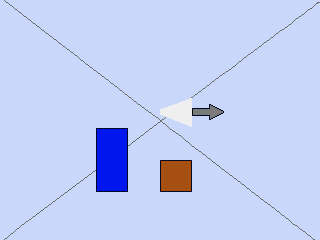
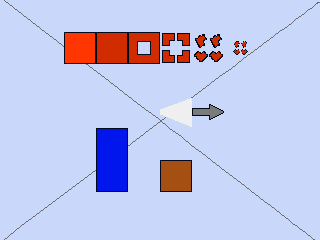
The second 320px x 240px image is a revision of the first. Changes to its layers:
added layer "Layer 3" above "Layer 2" over 64, 32, 248, 64
